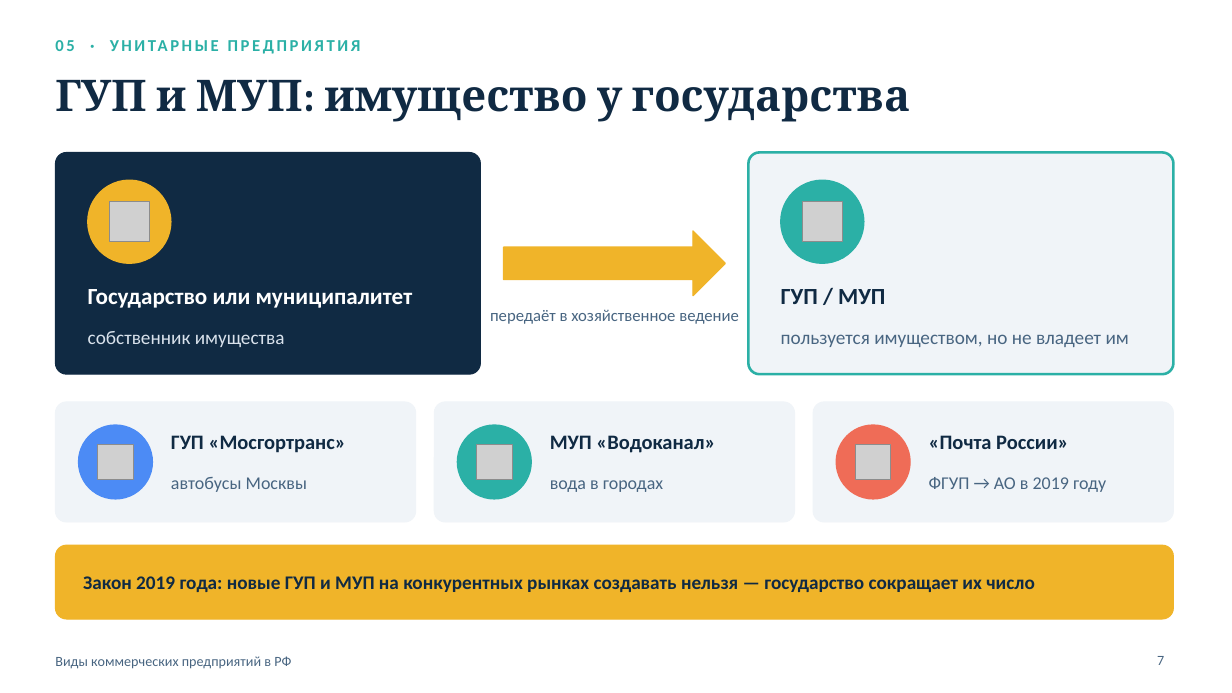
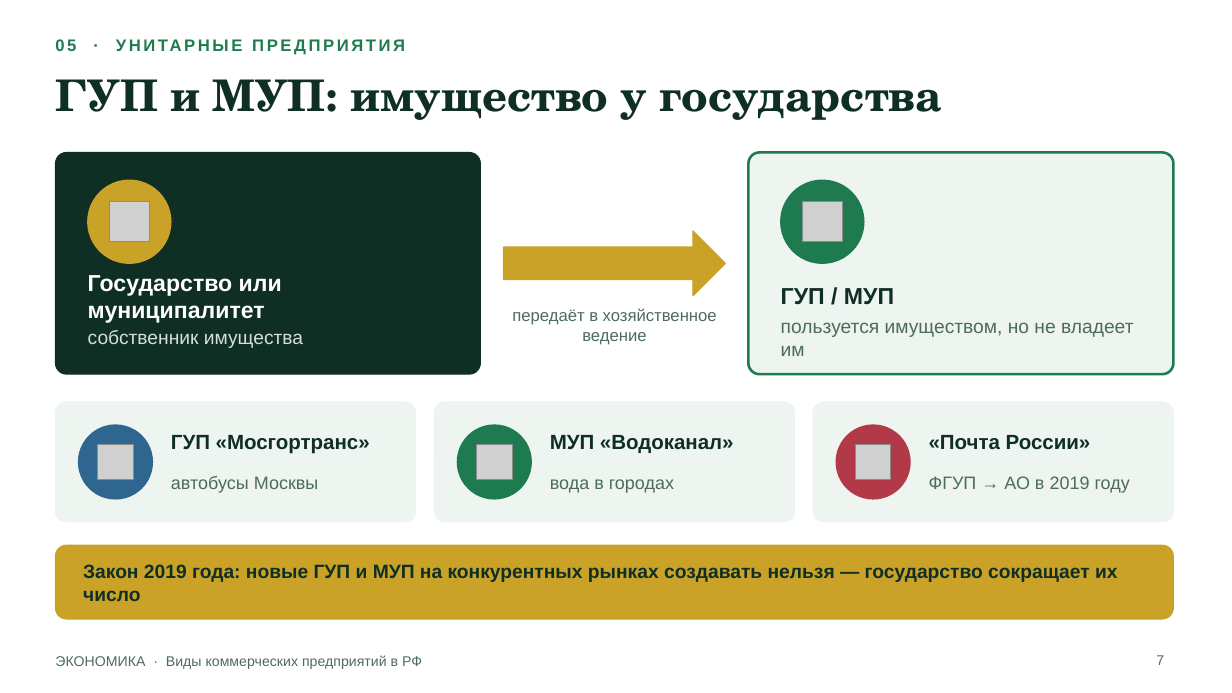
Before and after one commit to pwrnr4cts8-collab/musor, a slide deck: slide 7 of vidy_predpriyatiy/Виды_коммерческих_предприятий_РФ.pptx. Drawn at 1232x693 pixels with LibreOffice and Linux fonts; fonts in the diff are those of the drawing; grey boxes stand for pictures; background and template pictures are left out. Boxes give left, top, right and bottom in pixels: in the first picture for what was removed or moved away, otherwise in the second. Text is boxed around its words. In the diff, an @@ line names an element or a change of style, - is before the commit and + after.

```diff
--- a/vidy_predpriyatiy/Виды_коммерческих_предприятий_РФ.pptx
+++ b/vidy_predpriyatiy/Виды_коммерческих_предприятий_РФ.pptx
@@ text "05 · УНИТАРНЫЕ ПРЕДПРИЯТИЯ" at [55, 39, 76, 51]: font Calibri to Arial, text colour #2BB0A6 to #1E7B4F @@
@@ title "ГУП и МУП: имущество у ..." at [55, 79, 942, 120]: font Cambria to TeX Gyre Schola, text colour #102A43 to #0F2E24 @@
@@ rounded rectangle at [55, 152, 481, 374]: fill #102A43 to #0F2E24; outline #102A43 0.75 pt to #0F2E24 0.75 pt @@
@@ rounded rectangle at [749, 152, 1174, 374]: fill #F0F4F8 to #EEF4F0; outline #2BB0A6 2 pt to #1E7B4F 2 pt @@
@@ ellipse at [88, 180, 171, 263]: fill #F0B429 to #C9A227; outline #F0B429 1 pt to #C9A227 1 pt @@
@@ ellipse at [781, 180, 864, 263]: fill #2BB0A6 to #1E7B4F; outline #2BB0A6 1 pt to #1E7B4F 1 pt @@
@@ right arrow at [504, 231, 726, 296]: fill #F0B429 to #C9A227; outline #F0B429 1 pt to #C9A227 1 pt @@
@@ text "Государство или муниципалитет" at [88, 275, 282, 323]: font Calibri to Arial @@
@@ text "собственник имущества" at [88, 330, 303, 348]: font Calibri to Arial, text colour #D9E2EC to #D3E0D8 @@
@@ fill #F0F4F8 to #EEF4F0; outline #F0F4F8 0.75 pt to #EEF4F0 0.75 pt in 3 elements at [55, 402, 416, 522], [434, 402, 795, 522], [813, 402, 1174, 522] @@
@@ ellipse at [79, 425, 152, 499]: fill #4C8BF5 to #2F6690; outline #4C8BF5 1 pt to #2F6690 1 pt @@
@@ ellipse at [457, 425, 531, 499]: fill #2BB0A6 to #1E7B4F; outline #2BB0A6 1 pt to #1E7B4F 1 pt @@
@@ ellipse at [836, 425, 910, 499]: fill #EF6C57 to #B23A48; outline #EF6C57 1 pt to #B23A48 1 pt @@
@@ rounded rectangle at [55, 545, 1174, 619]: fill #F0B429 to #C9A227; outline #F0B429 0.75 pt to #C9A227 0.75 pt @@
@@ font Calibri to Arial, text colour #102A43 to #0F2E24 in 5 elements at [781, 288, 894, 305], [171, 435, 370, 454], [550, 435, 734, 453], [929, 435, 1091, 450], [83, 564, 1118, 601] @@
@@ text at [55, 655, 422, 669]: text changed; font Calibri to Arial; text colour #486581 to #4D6B5F @@
-Виды коммерческих предприятий в РФ
+ЭКОНОМИКА · Виды коммерческих предприятий в РФ
@@ font Calibri to Arial, text colour #486581 to #4D6B5F in 6 elements at [512, 308, 717, 345], [781, 322, 1133, 356], [171, 476, 319, 493], [550, 479, 674, 493], [929, 476, 1130, 493], [1156, 655, 1164, 665] @@
```
Also in this commit, not shown: 7 other slides changed, 1 other file.
